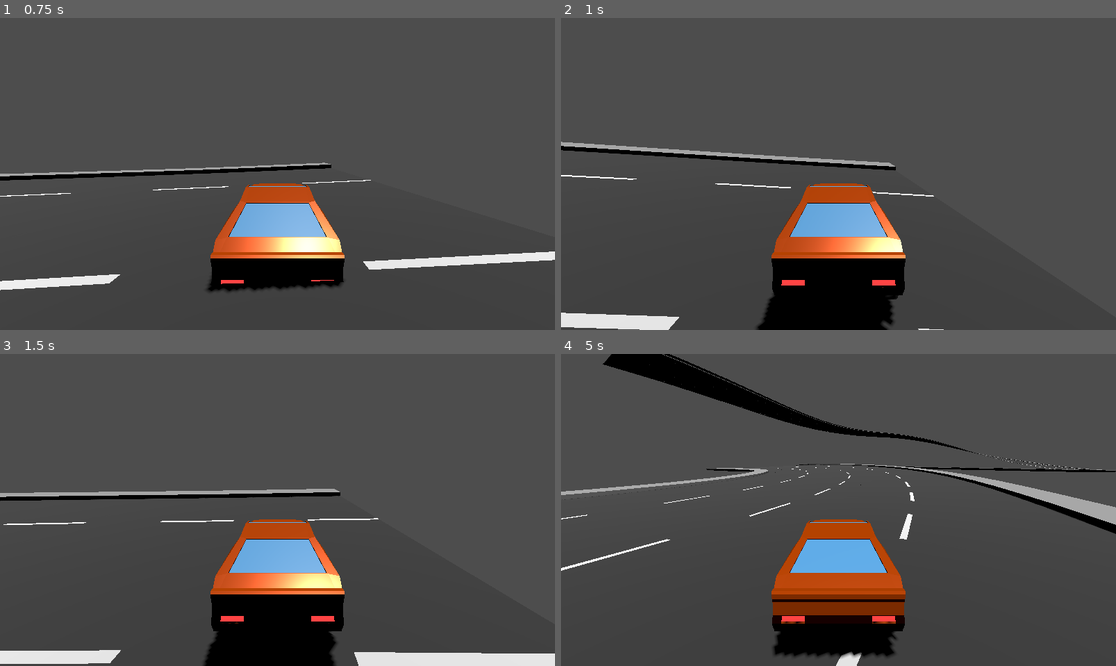
Above: before the commit, frames 1-4 (two rows, left to right).
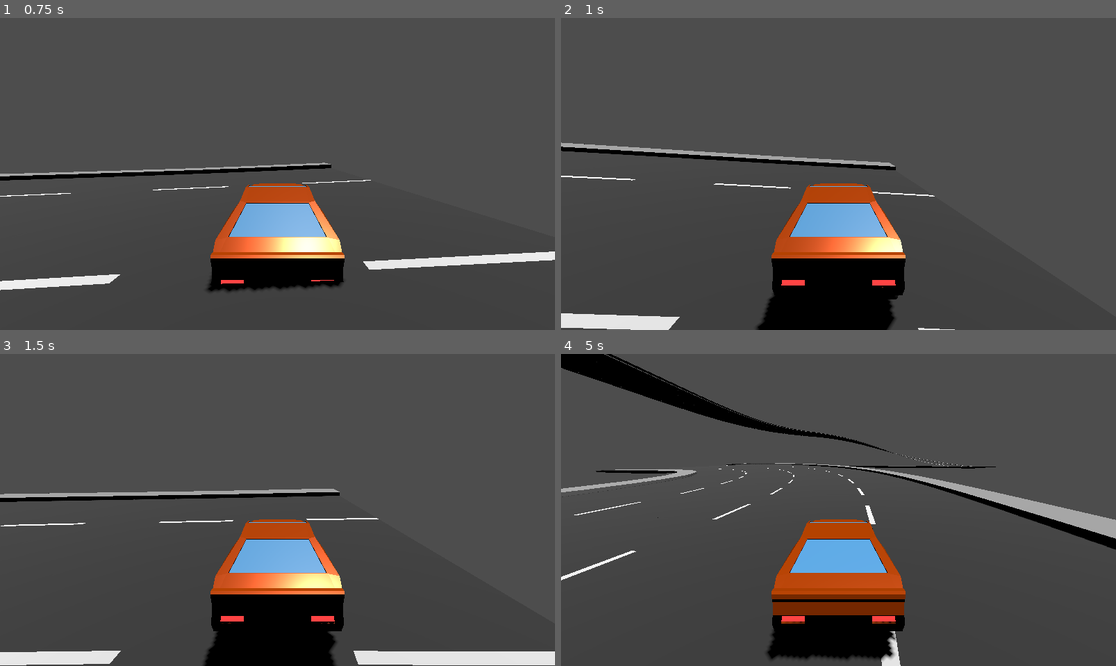
Above: after the commit, the same moments.

Repository: zenonet/CarGame
Game: Godot game, scene res://env.tscn
Two runs of this game, one before a commit and one after it. Both use one fixed random seed, a clock stepped at 60 frames per second and the inputs below.
Inputs:
- Up to frame 1 (0.75 s): hold D (right) from 0.53 s (still down); hold Space (nitro) from 0.53 s (still down); tap S (decelerate) at 0.6 s
- Up to frame 2 (1 s): keep holding D (right); keep holding Space (nitro)
- Up to frame 3 (1.5 s): release D (right) at 1.28 s; release Space (nitro) at 1.28 s; hold Ctrl (brake) from 1.28 s (still down); tap Space (nitro) at 1.35 s
- Up to frame 4 (5 s): tap S (decelerate) at 1.55, 2.1, 3.05, 3.6, 4.55 s; release Ctrl (brake) at 2.03 s; hold D (right) 2.03-2.78 s; hold Space (nitro) 2.03-2.78 s; hold W (accelerate) 2.78-3.53 s; tap Space (nitro) at 2.85, 4.35 s; hold Space (nitro) 3.53-4.28 s; hold A (left) from 3.53 s (still down)

Frame 1 is identical in both runs. In frame 2, 0.4% of the frame differs, in the area x 0-71%, y 39-100%; in frame 3, 0.8%; in frame 4, 11%, in the area x 0-100%, y 0-100%.

Commit message:
Made nitro limited and prepared builds

Diff:
--- a/car.gd
+++ b/car.gd
@@ -2,15 +2,22 @@
 
 const MAX_STEER = 0.8
 const ENGINE_POWER = 300
-const BOOST_ENGINE_POWER = 6000
+const BOOST_ENGINE_POWER = 600
+
+var nitro:float = 10.0
 
 func _ready():
 	pass
 
 func _process(delta):
 	steering = move_toward(steering, Input.get_axis("right", "left")*MAX_STEER, delta*2.5)
-	engine_force = Input.get_axis("decelerate", "accelerate") * (BOOST_ENGINE_POWER if Input.is_action_pressed("nitro") else ENGINE_POWER)
+	engine_force = Input.get_axis("decelerate", "accelerate") * (BOOST_ENGINE_POWER if Input.is_action_pressed("nitro") && nitro > 0 else ENGINE_POWER)
 	brake = Input.get_action_strength("brake") * 10
+
+	if(Input.is_action_pressed("nitro")):
+		nitro -= delta
+	else:
+		nitro += delta * 0.5
 
 	if(Input.is_action_just_released("quit")):
 		get_tree().quit()
--- a/car.tscn
+++ b/car.tscn
@@ -163,7 +163,7 @@
 use_as_steering = true
 wheel_roll_influence = 0.01
 wheel_rest_length = 0.2
-wheel_friction_slip = 1.0
+wheel_friction_slip = 10.0
 suspension_stiffness = 120.0
 
 [node name="FrontLeft" parent="." instance=ExtResource("3_hvnpe")]
@@ -171,7 +171,7 @@
 use_as_steering = true
 wheel_roll_influence = 0.01
 wheel_rest_length = 0.2
-wheel_friction_slip = 1.0
+wheel_friction_slip = 10.0
 suspension_stiffness = 120.0
 
 [node name="BackRight" parent="." instance=ExtResource("2_tckoq")]
@@ -179,7 +179,7 @@
 use_as_traction = true
 wheel_roll_influence = 0.01
 wheel_rest_length = 0.2
-wheel_friction_slip = 1.0
+wheel_friction_slip = 10.0
 suspension_stiffness = 80.0
 
 [node name="BackLeft" parent="." instance=ExtResource("3_hvnpe")]
@@ -187,5 +187,5 @@
 use_as_traction = true
 wheel_roll_influence = 0.01
 wheel_rest_length = 0.2
-wheel_friction_slip = 1.0
+wheel_friction_slip = 10.0
 suspension_stiffness = 80.0
Not shown, added: export_presets.cfg
Not shown, added: CarGame.console.exe
Not shown, added: CarGame.exe
Not shown, added: CarGame.pck
Not shown, added: CarGame.sh
